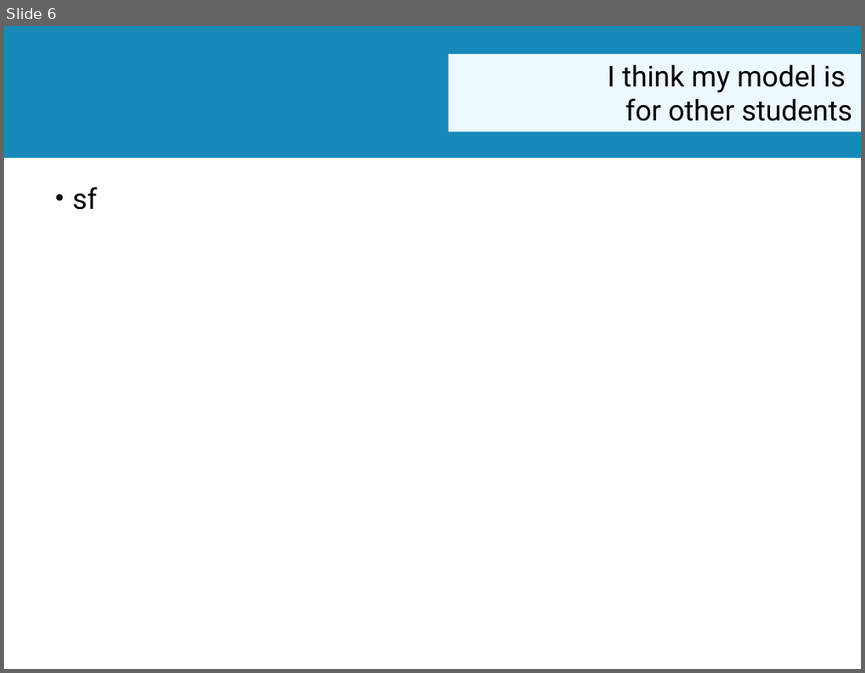
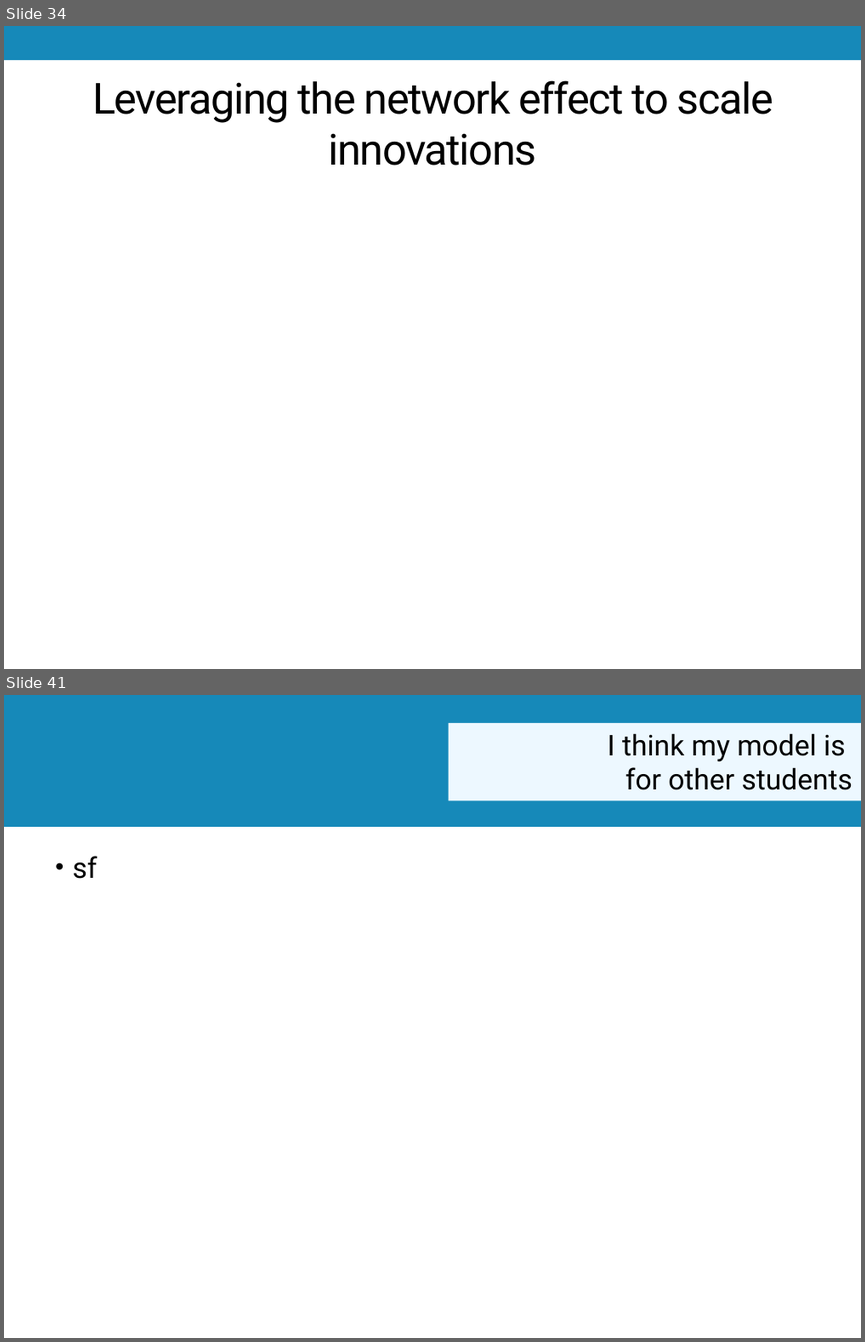
Before and after one commit to jrosen48/job-talk, a slide deck: 2018-1-15-Rosenberg-UT-Knoxville-talk.pptx. Shown one above the other, each under a label of ours: slide 6 before the commit, slides 34 and 41 after it; the slides between them are not shown. The pictures are 865x673 and 865x1342 pixels, drawn with LibreOffice and Linux fonts; fonts in the diff are those of the drawing. Boxes give left, top, right and bottom in pixels: in the first picture for what was removed or moved away, otherwise in the second. Text is boxed around its words. In the diff, an @@ line names an element or a change of style, - is before the commit and + after.

```diff
--- a/2018-1-15-Rosenberg-UT-Knoxville-talk.pptx
+++ b/2018-1-15-Rosenberg-UT-Knoxville-talk.pptx
@@ slide 34 added at [4, 26, 861, 669], background #FFFFFF; not listed: 1 template element that a slide beside it also shows @@
@@ title added at [92, 80, 773, 165], 36 pt, text #000000 @@
+Leveraging the network effect to scale innovations
@@ what was slide 6 is now slide 41 @@
```
Also in this commit, not shown: 2 slides changed, 33 other slides added, 2 slides removed, 1 other file.
